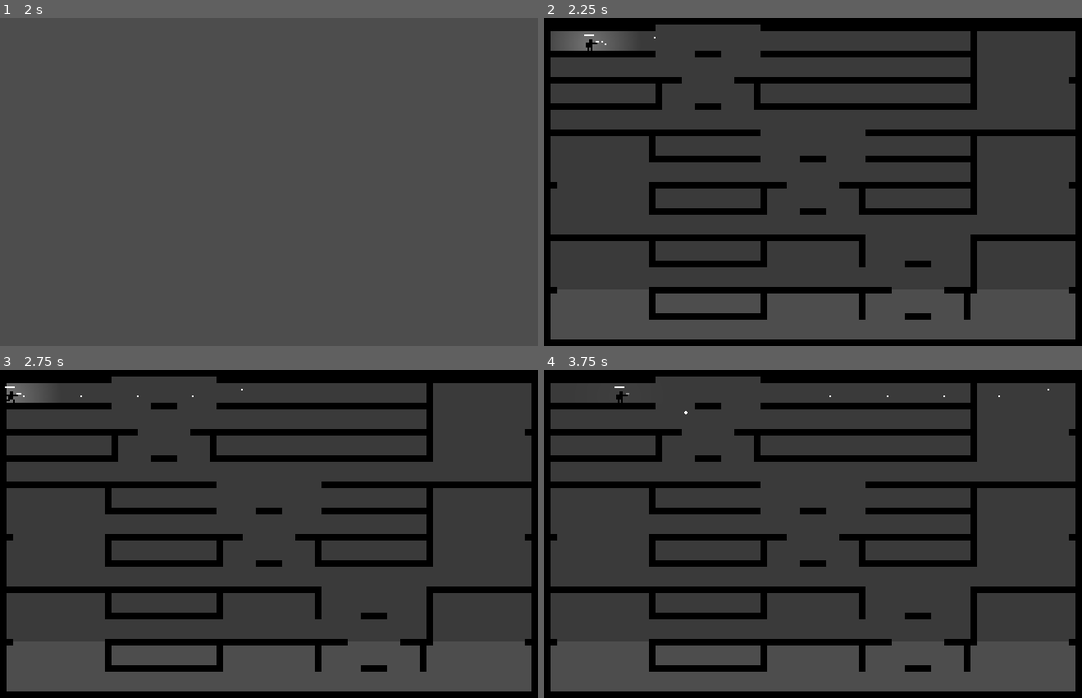
Above: before the commit, frames 1-4 (two rows, left to right).
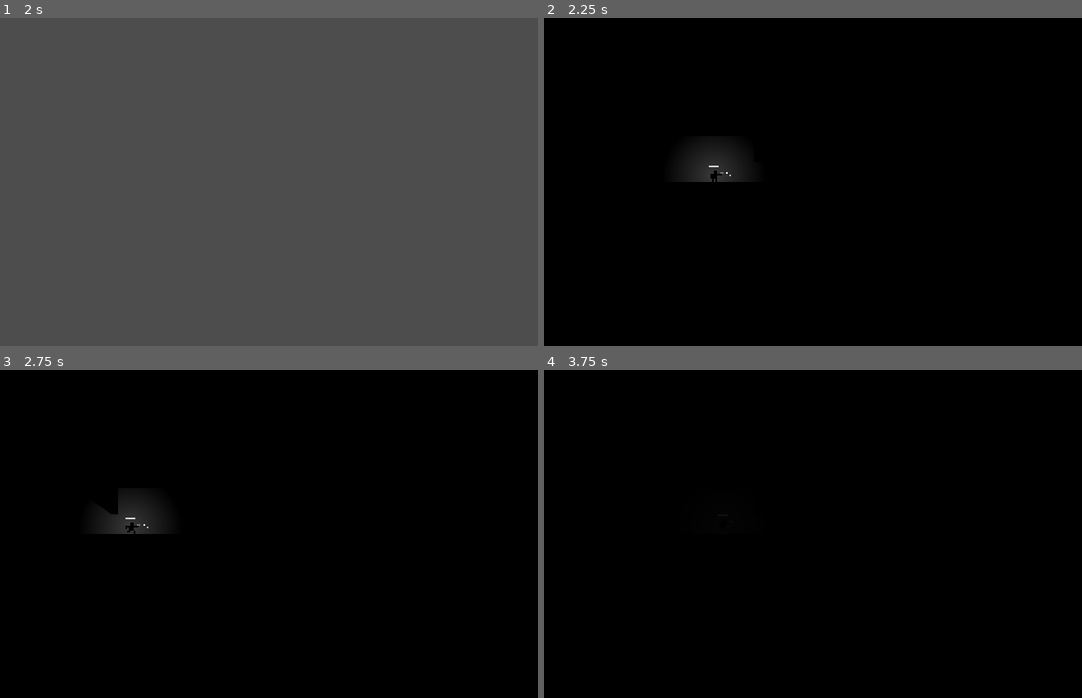
Above: after the commit, the same moments.

Repository: the-alex-g/goblin_guns
Game: Godot game, scene res://menus/join_menu.tscn
The game is run twice, just before and just after one commit, with the same random seed, the same clock (stepped at 60 frames per second) and the same inputs.
Inputs (mouse positions are in pixels of both pictures, inside the frame that each line leads up to):
- Up to frame 1 (2 s): tap Enter at 0.5 s; move the mouse to (387, 165) at 0.52 s; press the mouse at (387, 165) at 0.53 s; hold D (right) from 0.53 s (still down); tap Space (jump) at 0.77, 1.25, 1.52 s; right-click (387, 165) at 0.8 s; move the mouse to (161, 198) at 1.27 s; release the mouse at (161, 198) at 1.28 s; right-click (161, 198) at 1.35 s; click (161, 198) at 1.55 s
- Up to frame 2 (2.25 s): tap Enter at 2 s; move the mouse to (866, 109) at 2.02 s; release D (right) at 2.03 s; press the mouse at (866, 109) at 2.03 s; hold A (left) from 2.03 s (still down)
- Up to frame 3 (2.75 s): keep holding A (left); right-click (322, 461) at 2.3 s
- Up to frame 4 (3.75 s): move the mouse to (786, 599) at 2.77 s; release A (left) at 2.78 s; release the mouse at (786, 599) at 2.78 s; hold D (right) from 2.78 s (still down); right-click (786, 599) at 2.85 s; tap Space (jump) at 3.02 s; click (786, 599) at 3.05 s; move the mouse to (974, 583) at 3.52 s; hold Shift (sneak) from 3.53 s (still down)

Frame 1 is identical in both runs. In frame 2, 78% of the frame differs, in the area x 1-99%, y 2-98%; in frame 3, 78%; in frame 4, 78%.

Commit message:
Complete basic procedural generation

Diff:
--- a/project/main/main.gd
+++ b/project/main/main.gd
@@ -6,25 +6,28 @@
 var players : Array[int] = [0]
 var _rooms : Array[Array] = []
 var _stairs : Array[Array] = []
+var _spawns : Array[Vector2i] = []
 
 @onready var _player_container := $PlayerContainer
 @onready var _darkness_layer := $CanvasModulate
-@onready var _player_spawn_locations := $PlayerSpawns
 @onready var _tile_layer := $TileMapLayer
 
 
 func _ready() -> void:
+	_darkness_layer.visible = apply_shadow
+	_load_rooms_from_dir("rooms", _rooms)
+	_load_rooms_from_dir("stairs", _stairs)
+	_build_complex()
 	for id in players:
 		var player := preload("res://player/player.tscn").instantiate()
 		player.id = id
-		player.position = _player_spawn_locations.get_child(id).position
+		player.position = _spawns.pick_random() * 8
 		_player_container.add_child(player)
-	_darkness_layer.visible = apply_shadow
-	_rooms.append(_load_room("rooms/stacked_corridors"))
-	_rooms.append(_load_room("rooms/stacked_rooms"))
-	_rooms.append(_load_room("rooms/large_room"))
-	_stairs.append(_load_room("stairs/basic_staircase"))
-	_build_complex()
+
+
+func _load_rooms_from_dir(dirname: String, destination: Array[Array]) -> void:
+	for filename in DirAccess.get_files_at("res://main/%s/" % dirname):
+		destination.append(_load_room("%s/%s" % [dirname, filename]))
 
 
 func _build_outer_walls() -> void:
@@ -44,10 +47,13 @@
 	_tile_layer.clear()
 	_build_outer_walls()
 	for row in 3:
-		var stair_location := randi_range(0, 4)
+		var stair_location_1 := randi_range(0, 4)
+		var stair_location_2 := randi_range(0, 4)
+		while stair_location_1 == stair_location_2:
+			stair_location_2 = randi_range(0, 4)
 		for column in 5:
 			var offset := Vector2i(column * 16 + 1, row * 16 + 1)
-			if column == stair_location:
+			if column == stair_location_1 or randf() < 0.25 or column == stair_location_2:
 				_build_room(_stairs.pick_random(), offset)
 			else:
 				_build_room(_rooms.pick_random(), offset)
@@ -70,6 +76,10 @@
 		return func(pos: Vector2i): return _cell_full(pos + Vector2i.RIGHT)
 	elif c == "^":
 		return func(pos: Vector2i): return _cell_full(pos + Vector2i.UP)
+	elif c == "$":
+		return func(pos: Vector2i):
+			_spawns.append(pos)
+			return true
 	else:
 		if c != " ":
 			push_warning("unknown cell type %s" % c)
@@ -77,7 +87,7 @@
 
 
 func _load_room(file_name: String) -> Array[Callable]:
-	var file := FileAccess.open("res://main/%s.txt" % file_name, FileAccess.READ)
+	var file := FileAccess.open("res://main/%s" % file_name, FileAccess.READ)
 	var room := []
 	var lines := 0
 	while not file.eof_reached():
@@ -108,6 +118,8 @@
 						func(pos: Vector2i):
 							return not _get_type(line[i]).call(pos)
 					)
+				elif c == "/":
+					chars -= 1
 				else:
 					room.append(_get_type(line[i]))
 				i += 1
--- a/project/main/main.tscn
+++ b/project/main/main.tscn
@@ -21,13 +21,12 @@
 
 [node name="Main" type="Node2D" unique_id=1247647158]
 script = ExtResource("1_xwkvk")
-apply_shadow = false
 
 [node name="ColorRect" type="ColorRect" parent="." unique_id=2040054560]
-offset_left = -7.0
-offset_top = -6.0
-offset_right = 653.0
-offset_bottom = 331.0
+offset_left = -16.0
+offset_top = -24.0
+offset_right = 672.0
+offset_bottom = 424.0
 color = Color(0.22670749, 0.22670749, 0.22670746, 1)
 
 [node name="TileMapLayer" type="TileMapLayer" parent="." unique_id=515293565]
@@ -40,17 +39,3 @@
 [node name="CanvasModulate" type="CanvasModulate" parent="." unique_id=2021254584]
 visible = false
 color = Color(0, 0, 0, 1)
-
-[node name="PlayerSpawns" type="Node2D" parent="." unique_id=432966009]
-
-[node name="Marker2D" type="Marker2D" parent="PlayerSpawns" unique_id=1675749194]
-position = Vector2(64, 32)
-
-[node name="Marker2D2" type="Marker2D" parent="PlayerSpawns" unique_id=1869673183]
-position = Vector2(96, 160)
-
-[node name="Marker2D3" type="Marker2D" parent="PlayerSpawns" unique_id=761182422]
-position = Vector2(512, 248)
-
-[node name="Marker2D4" type="Marker2D" parent="PlayerSpawns" unique_id=829941935]
-position = Vector2(504, 120)
--- a/project/player/player.gd
+++ b/project/player/player.gd
@@ -86,9 +86,9 @@
 
 	if _is_action_pressed("jump", JoyButton.JOY_BUTTON_A) and is_on_floor():
 		velocity.y -= jump_strength
-	if _is_action_pressed("fire", JoyButton.JOY_BUTTON_LEFT_SHOULDER) and _can_attack:
+	if _is_action_pressed("fire", JoyButton.JOY_BUTTON_RIGHT_SHOULDER) and _can_attack:
 		_fire_bullet()
-	if _is_action_pressed("frag", JoyButton.JOY_BUTTON_RIGHT_SHOULDER) and _can_attack:
+	if Input.get_joy_axis(id, JOY_AXIS_TRIGGER_RIGHT) > 0.5 and _can_attack:
 		_throw_grenade(preload("res://grenades/frag_grenade.tscn").instantiate())
 	var sneaking := _is_sneaking()
 	if sneaking and _light_on:
Not shown, changed: project/main/rooms/stacked_corridors.txt
Not shown, changed: project/main/rooms/stacked_rooms.txt
Not shown, changed: project/main/stairs/basic_staircase.txt
Not shown, added: project/main/stairs/ductwork_room.txt
